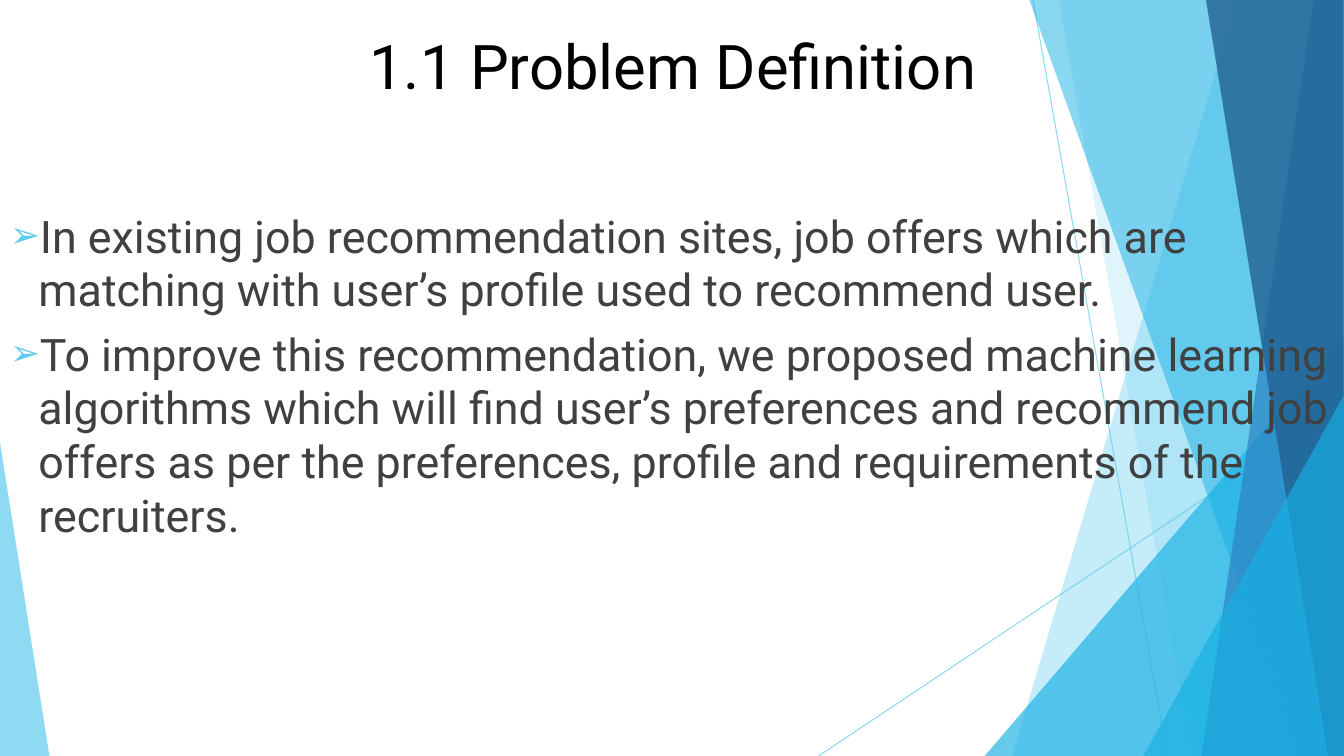
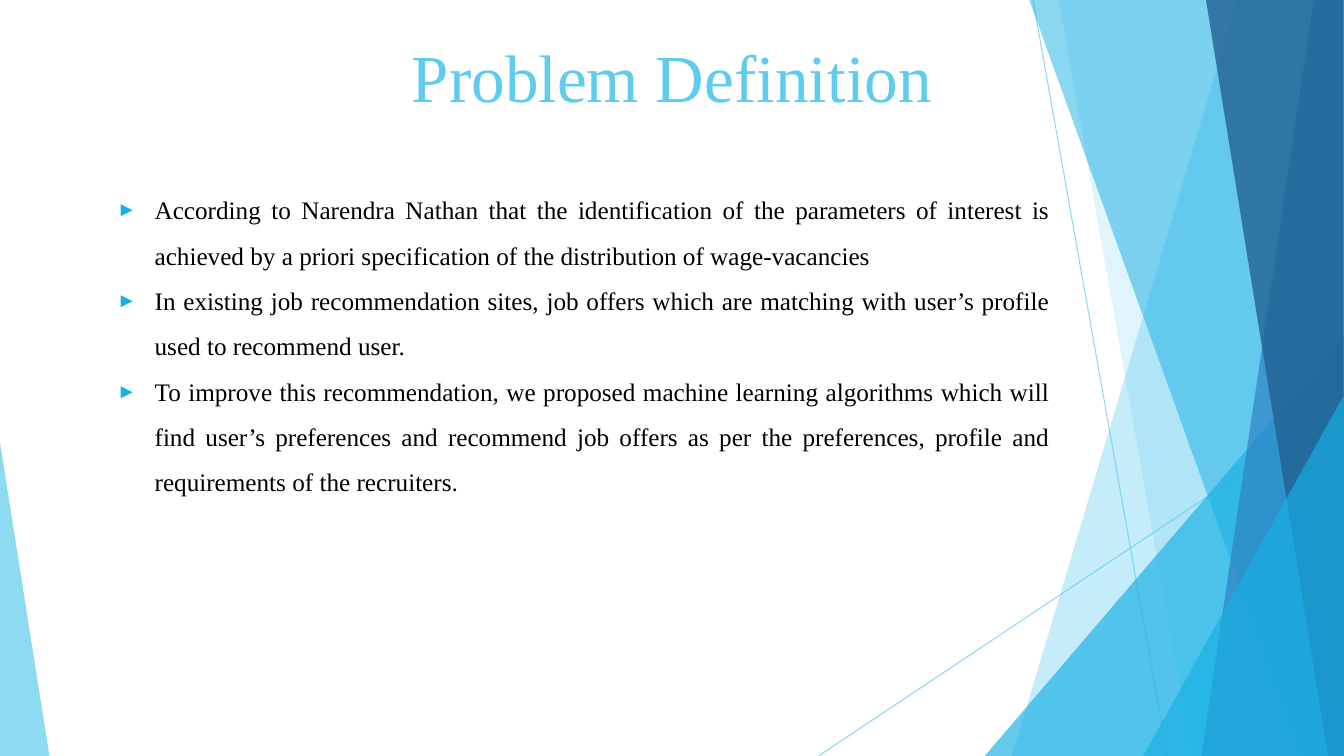
Before and after one commit to Vaibhav-Dharmik/project_reports_final_yr, a slide deck: slide 5 of final_submission_ppt.pptx. Drawn at 1344x756 pixels with LibreOffice and Linux fonts; fonts in the diff are those of the drawing. Boxes give left, top, right and bottom in pixels: in the first picture for what was removed or moved away, otherwise in the second. Text is boxed around its words. In the diff, an @@ line names an element or a change of style, - is before the commit and + after.

```diff
--- a/final_submission_ppt.pptx
+++ b/final_submission_ppt.pptx
@@ text at bbox=[412, 54, 932, 103]: text changed; size 44 to 48 pt; font Roboto to Times New Roman; text colour #000000 to #5FCBEF @@
-1.1 Problem Definition
+Problem Definition
@@ text "According to Narendra Nathan that ...": place and size @@
-text "According to Narendra Nathan that ..." at bbox=[38, 211, 1328, 533]
+text "According to Narendra Nathan that ..." at bbox=[155, 201, 1049, 497]
@@ text at bbox=[155, 201, 1049, 271]: paragraph added @@
+► According to Narendra Nathan that the identification of the parameters of interest is achieved by a priori specification of the distribution of wage-vacancies
@@ text at bbox=[155, 292, 1049, 497]: size 32 to 18 pt, font Roboto to Times New Roman, text colour #404040 to #000000 in "In existing job recommendation sites, job offers ...", "To improve this recommendation, we proposed machine ..."; alignment left to justified; bullet ➢ to ►; line spacing 1 to 1.5; less space between paragraphs; bullet colour #5FCBEF to #17B0E4 @@
```
Also in this commit, not shown: 15 other slides changed, 5 slides added, 3 slides removed, 1 other file.
